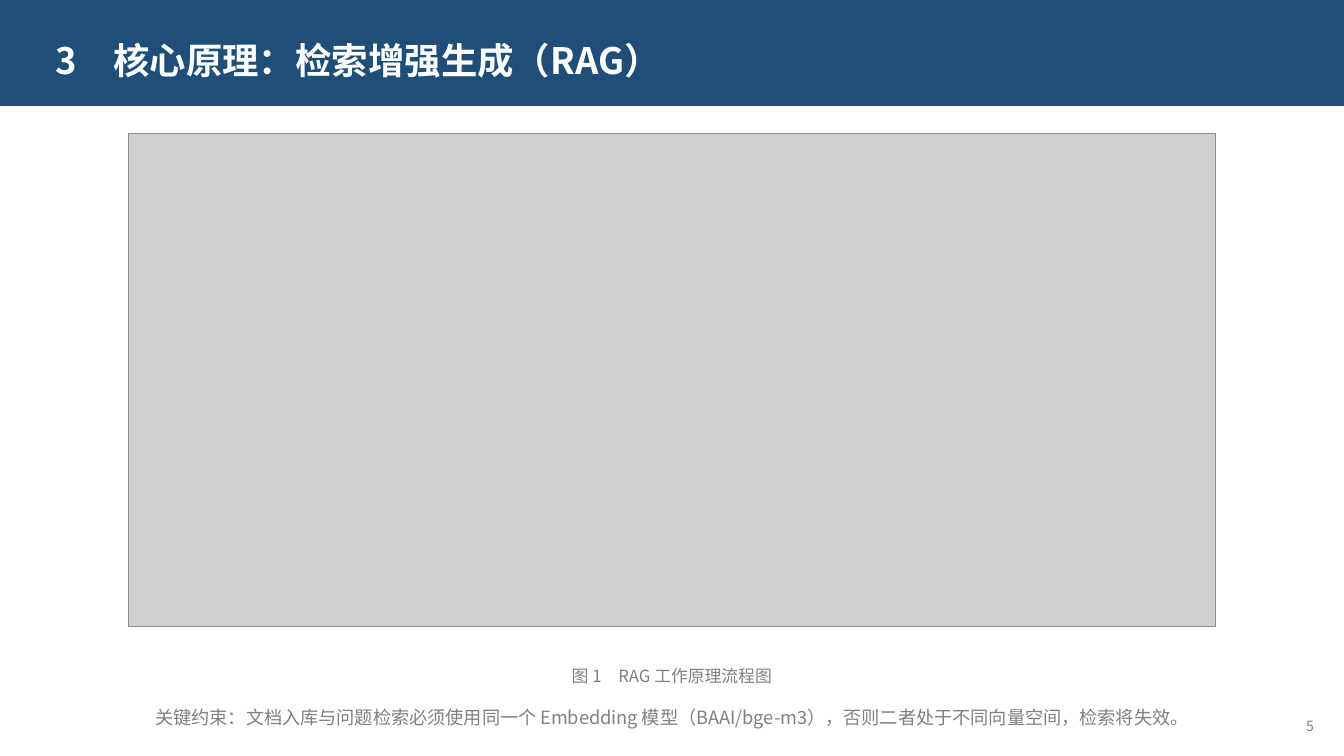
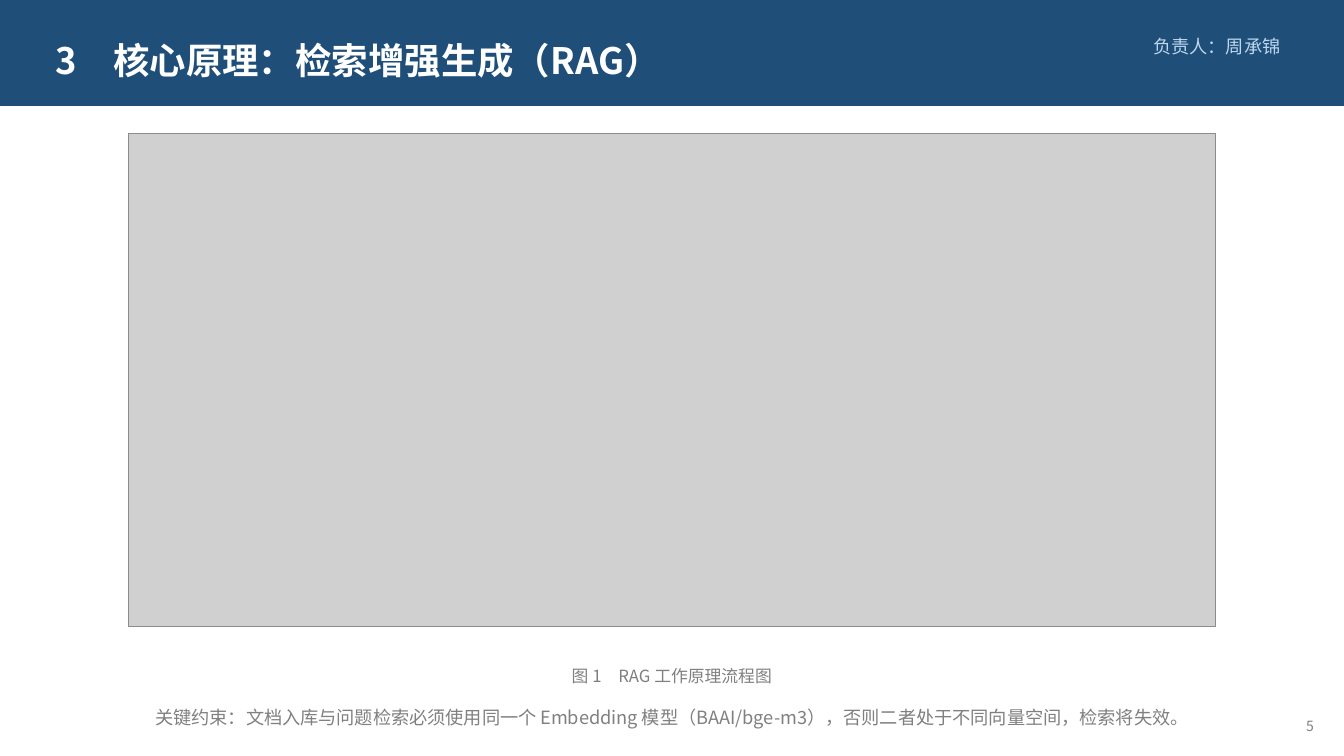
Before and after one commit to xingkongzcj/langchain_agent, a slide deck: slide 5 of defense/智学助手-课程设计答辩.pptx. Drawn at 1344x756 pixels with LibreOffice and Linux fonts; fonts in the diff are those of the drawing; grey boxes stand for pictures. Boxes give left, top, right and bottom in pixels: in the first picture for what was removed or moved away, otherwise in the second. Text is boxed around its words. In the diff, an @@ line names an element or a change of style, - is before the commit and + after.

```diff
--- a/defense/智学助手-课程设计答辩.pptx
+++ b/defense/智学助手-课程设计答辩.pptx
@@ text added at <box>1153,38,1280,55</box>, 13 pt, text #BDD7EE @@
+负责人：周承锦
```
Also in this commit, not shown: 9 other slides changed, 1 other file.
